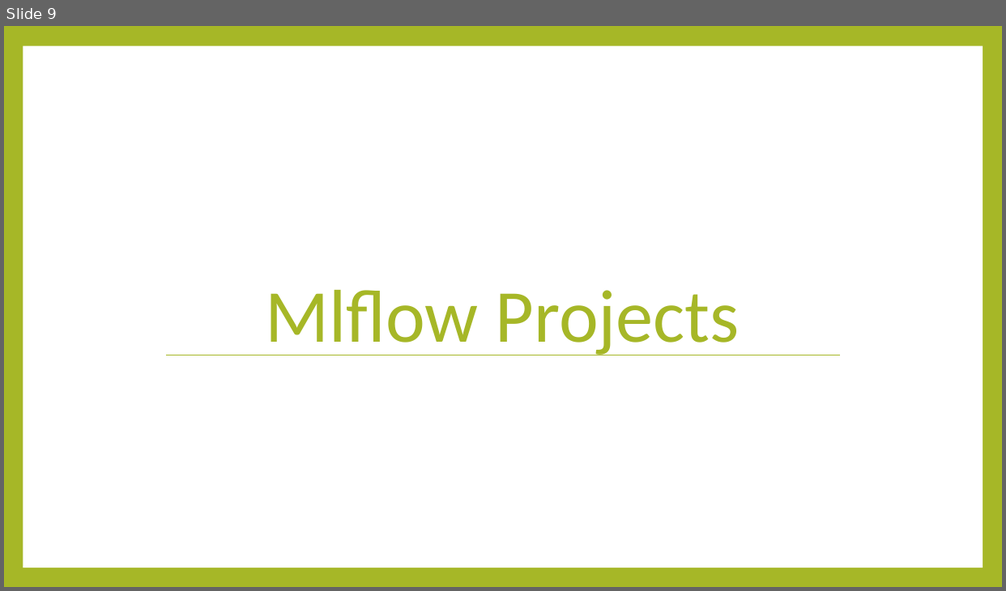
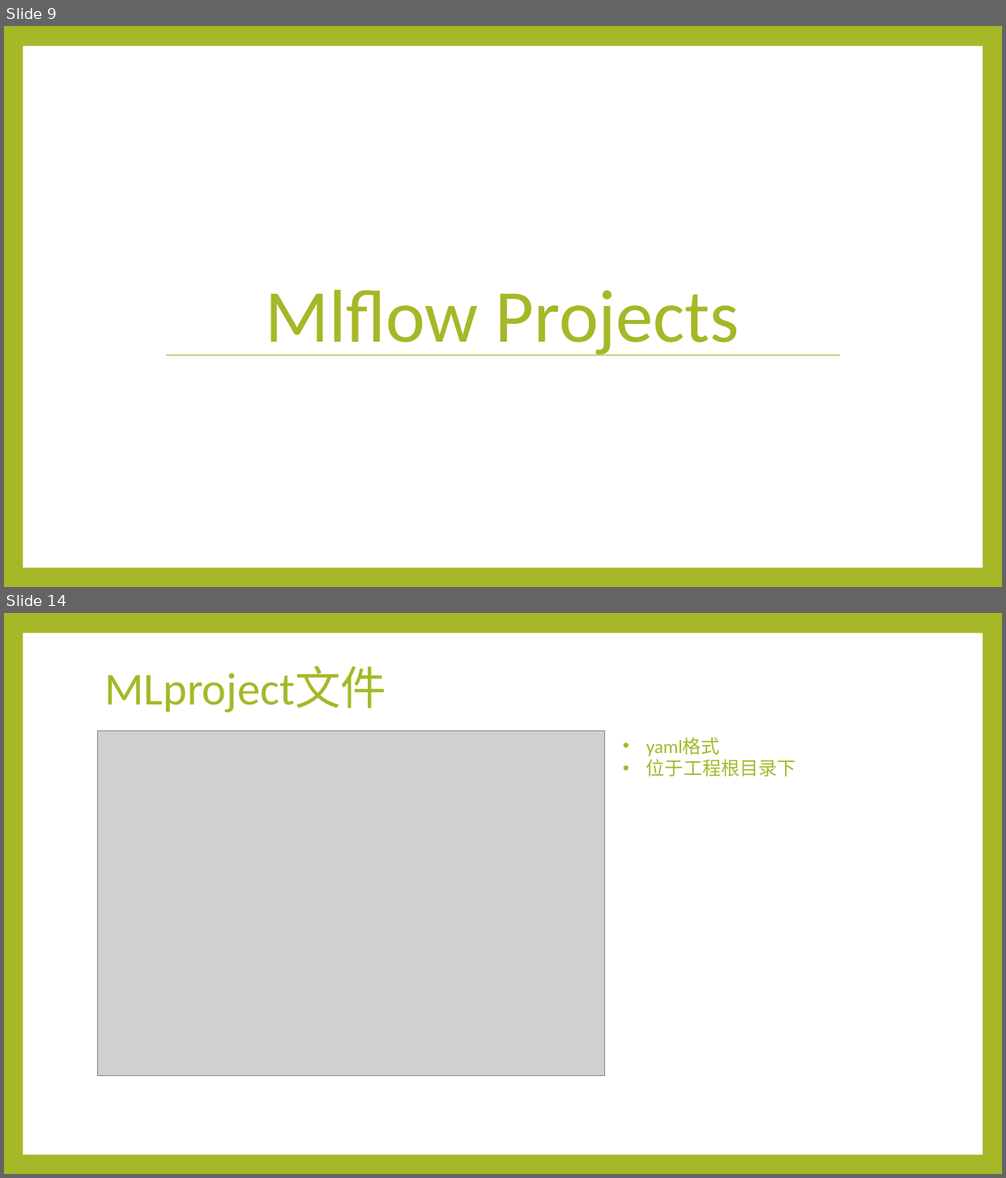
Before and after one commit to Alan-buaa/book, a slide deck: mlflow/MLflowpptx.pptx. Shown one above the other, each under a label of ours: slide 9 before the commit, slides 9 and 14 after it; the slides between them are not shown. The pictures are 1006x591 and 1006x1178 pixels, drawn with LibreOffice and Linux fonts; fonts in the diff are those of the drawing; grey boxes stand for pictures. Boxes give left, top, right and bottom in pixels: in the first picture for what was removed or moved away, otherwise in the second. Text is boxed around its words. In the diff, an @@ line names an element or a change of style, - is before the commit and + after.

```diff
--- a/mlflow/MLflowpptx.pptx
+++ b/mlflow/MLflowpptx.pptx
@@ slide 14 added at <box>4,613,1002,1174</box>, background #A6B727; not listed: 1 template element that a slide beside it also shows @@
@@ title added at <box>104,666,386,713</box>, 44 pt, text #A6B727 @@
+MLproject文件
@@ picture added at <box>98,730,605,1076</box> @@
@@ text added at <box>646,737,796,777</box>, 18 pt, text #A6B727 @@
+• yaml格式
+• 位于工程根目录下
```
Also in this commit, not shown: 2 slides changed, 7 other slides added.
